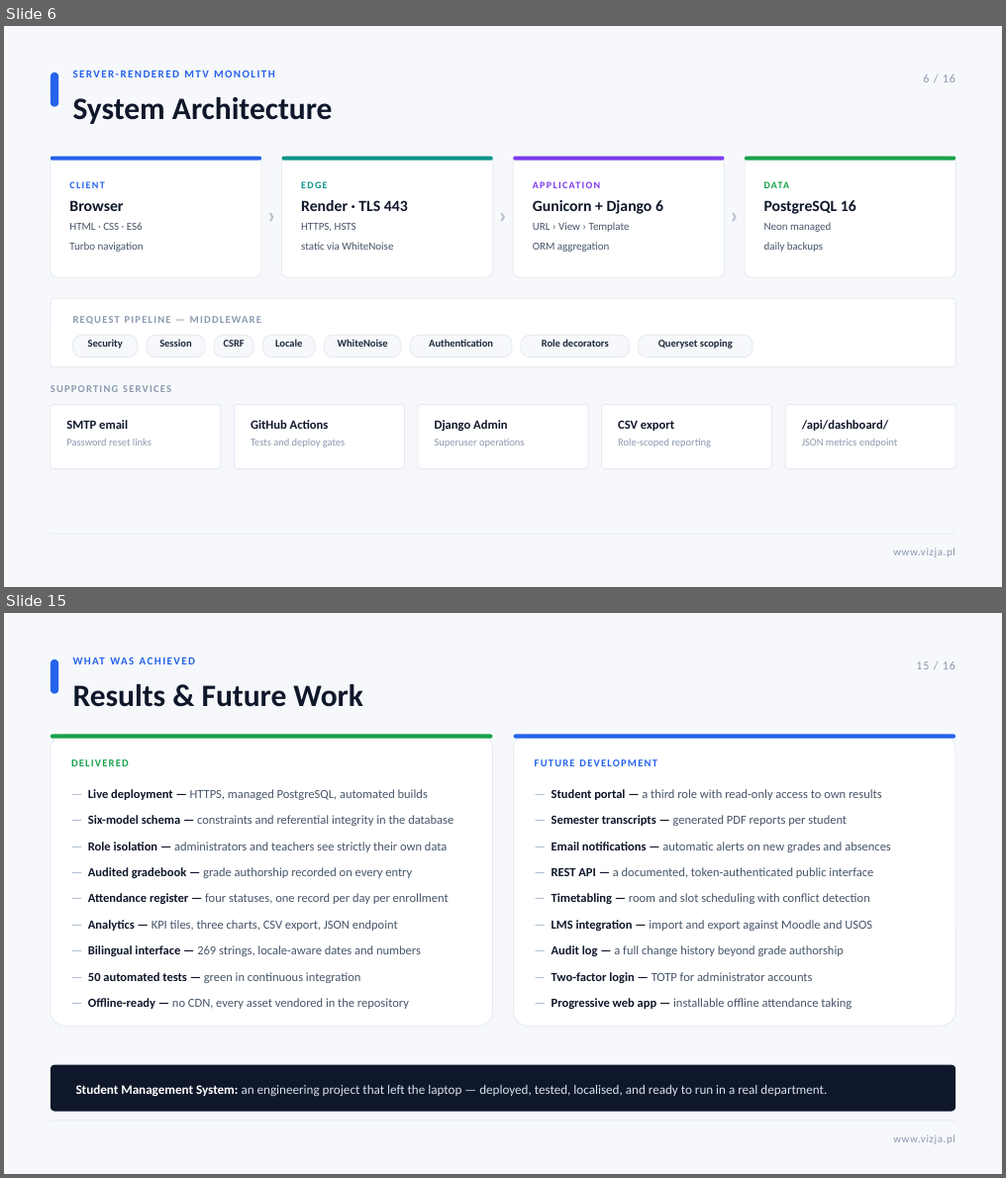
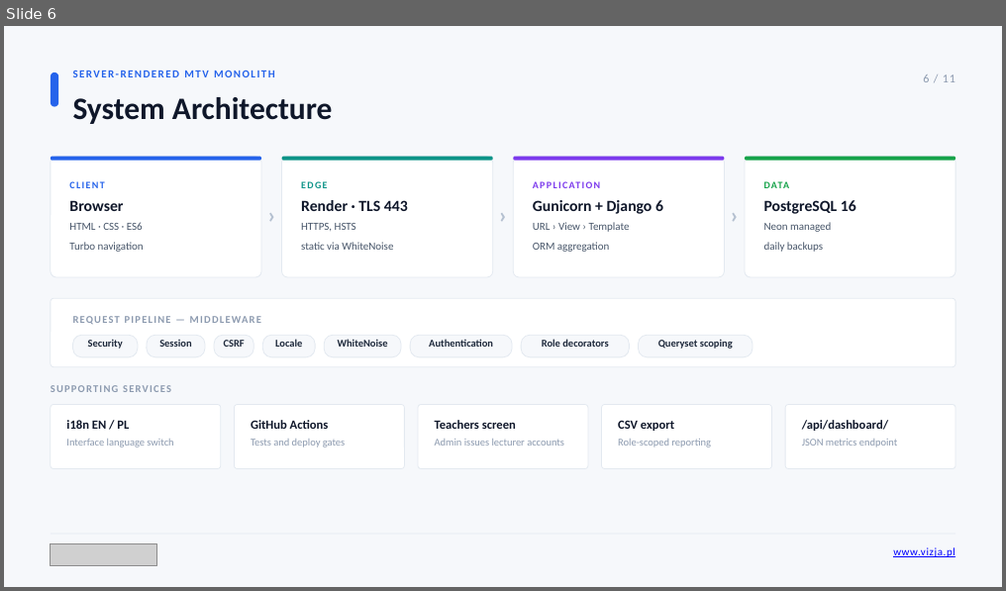
Before and after one commit to maksym671/Diploma-Project-SMS-Management-System, a slide deck: Maksym_Shpak_Diploma_Presentation.pptx. Shown one above the other, each under a label of ours: slides 6 and 15 before the commit, slide 6 after it; the slides between them are not shown. The pictures are 1006x1178 and 1006x591 pixels, drawn with LibreOffice and Linux fonts; fonts in the diff are those of the drawing; grey boxes stand for pictures. Boxes give left, top, right and bottom in pixels: in the first picture for what was removed or moved away, otherwise in the second. Text is boxed around its words. In the diff, an @@ line names an element or a change of style, - is before the commit and + after.

Commit message:
Replace email password reset with an in-app Teachers screen

```diff
--- a/Maksym_Shpak_Diploma_Presentation.pptx
+++ b/Maksym_Shpak_Diploma_Presentation.pptx
@@ slide 15 removed at <box>4,613,1002,1174</box>, background #F6F8FB @@
@@ rounded rectangle removed at <box>51,660,58,694</box> @@
@@ text removed at <box>73,655,597,672</box> @@
-WHAT WAS ACHIEVED
@@ text removed at <box>916,662,955,669</box> @@
-15 / 16
@@ text removed at <box>73,684,362,707</box> @@
-Results & Future Work
@@ rounded rectangle removed at <box>51,735,493,1026</box> @@
@@ rounded rectangle removed at <box>51,735,493,739</box> @@
@@ text removed at <box>71,760,129,766</box> @@
-DELIVERED
@@ rounded rectangle removed at <box>514,735,956,1026</box> @@
@@ rounded rectangle removed at <box>514,735,956,739</box> @@
@@ text removed at <box>535,760,657,766</box> @@
-FUTURE DEVELOPMENT
@@ text removed at <box>88,789,453,1009</box> @@
-— Live deployment — HTTPS, managed PostgreSQL, automated builds
-— Six-model schema — constraints and referential integrity in the database
-— Role isolation — administrators and teachers see strictly their own data
-— Audited gradebook — grade authorship recorded on every entry
-— Attendance register — four statuses, one record per day per enrollment
-— Analytics — KPI tiles, three charts, CSV export, JSON endpoint
-— Bilingual interface — 269 strings, locale-aware dates and numbers
-— 50 automated tests — green in continuous integration
-— Offline-ready — no CDN, every asset vendored in the repository
@@ text removed at <box>551,789,890,1009</box> @@
-— Student portal — a third role with read-only access to own results
-— Semester transcripts — generated PDF reports per student
-— Email notifications — automatic alerts on new grades and absences
-— REST API — a documented, token-authenticated public interface
-— Timetabling — room and slot scheduling with conflict detection
-— LMS integration — import and export against Moodle and USOS
-— Audit log — a full change history beyond grade authorship
-— Two-factor login — TOTP for administrator accounts
-— Progressive web app — installable offline attendance taking
@@ rounded rectangle removed at <box>51,1065,955,1112</box> @@
@@ text removed at <box>76,1084,827,1097</box> @@
-Student Management System: an engineering project that left the laptop — deployed, tested, localised, and ready to run in a real department.
@@ rectangle removed at <box>51,1121,955,1121</box> @@
@@ text removed at <box>893,1135,955,1145</box> @@
-www.vizja.pl
@@ slide 6 changed as well @@
@@ text at <box>923,75,955,82</box>: text changed @@
-6 / 16
+6 / 11
@@ text at <box>66,420,173,448</box>: text changed @@
-SMTP email
-Password reset links
+i18n EN / PL
+Interface language switch
@@ text at <box>435,420,564,446</box>: text changed @@
-Django Admin
-Superuser operations
+Teachers screen
+Admin issues lecturer accounts
@@ picture added at <box>51,544,156,566</box> @@
@@ text "www.vizja.pl" at <box>893,548,955,558</box>: text colour #8C9AAF to #0000FF, underline on @@
```
Also in this commit, not shown: 9 other slides changed, 1 slide added, 5 other slides removed, 51 other files.
